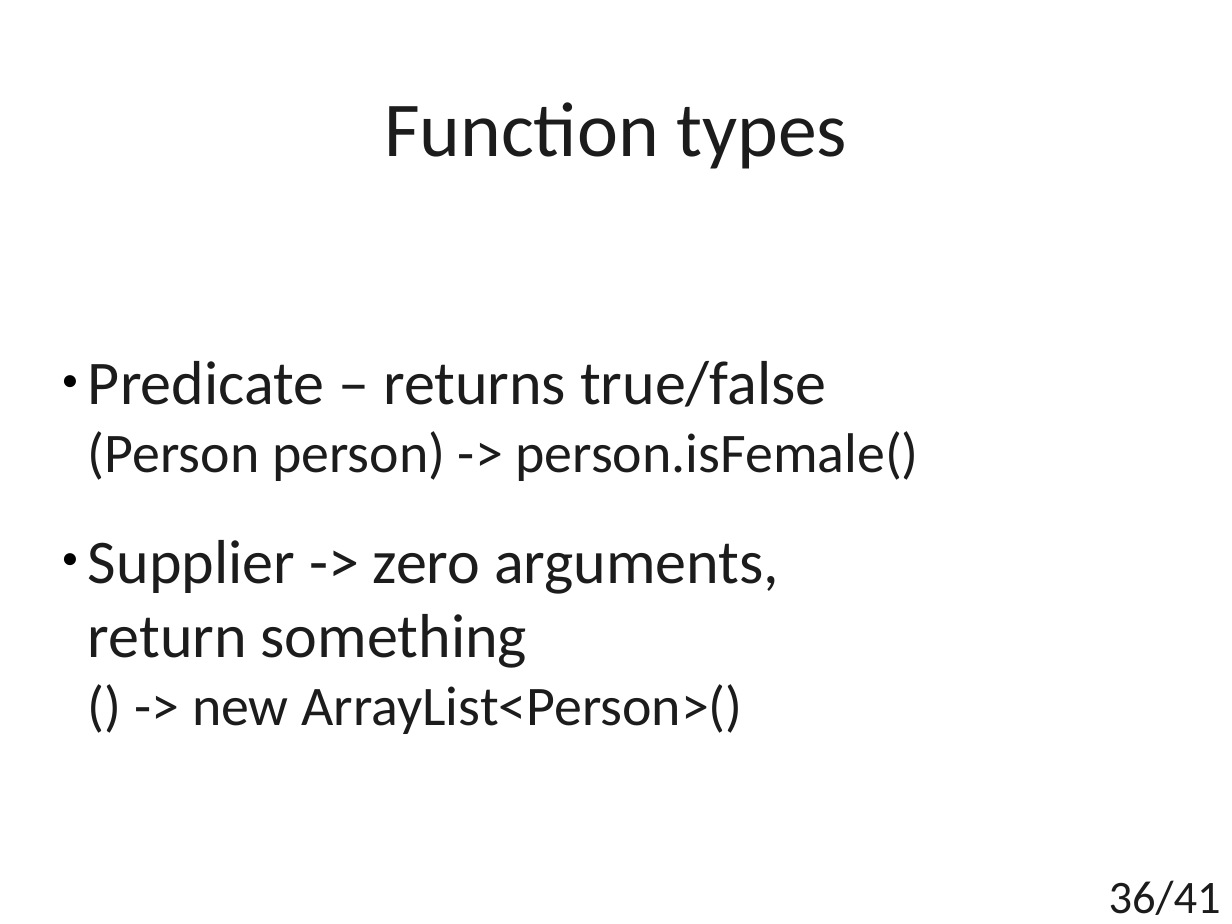
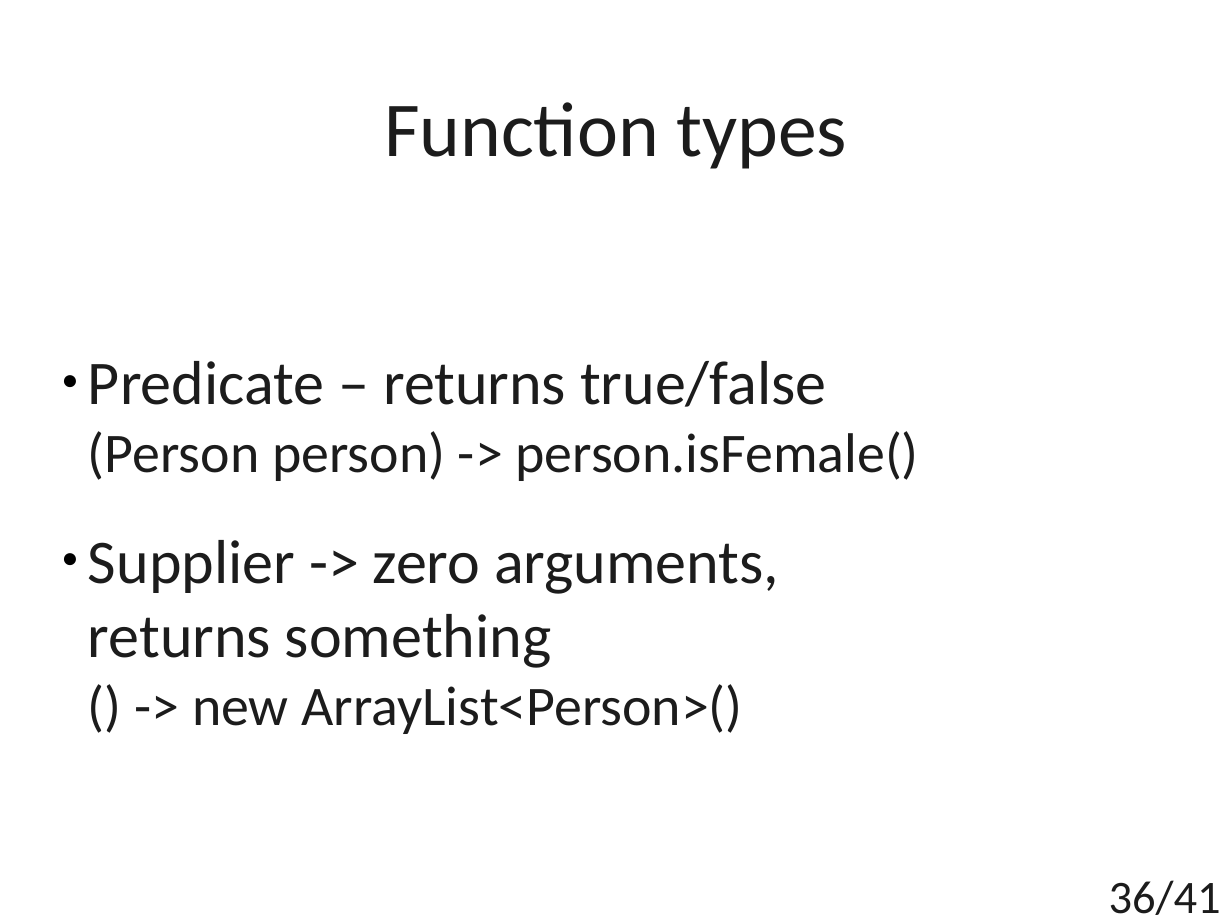
Before and after one commit to t4upl/java-streams-workshop, a slide deck: slide 36 of src/main/resources/editables/presentation.odp. Drawn at 1232x924 pixels with LibreOffice and Linux fonts; fonts in the diff are those of the drawing. Boxes give left, top, right and bottom in pixels: in the first picture for what was removed or moved away, otherwise in the second. Text is boxed around its words. In the diff, an @@ line names an element or a change of style, - is before the commit and + after.

```diff
--- a/src/main/resources/editables/presentation.odp
+++ b/src/main/resources/editables/presentation.odp
@@ subtitle at <box>88,614,551,668</box>: text changed @@
-return something
+returns something
```
Also in this commit, not shown: 2 other slides changed, 3 other files.
